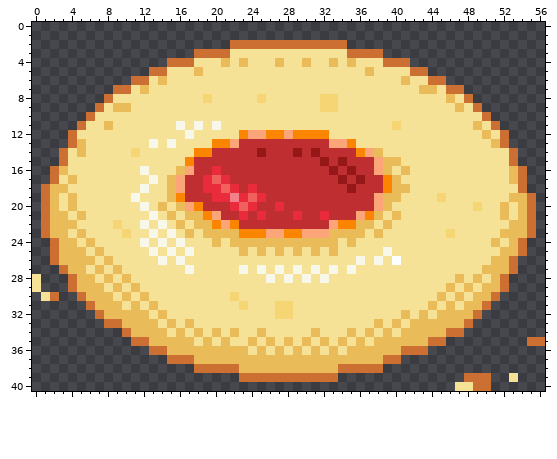
Pixel-art sprite, stored at src/images/cookies/cookie-5.png. Above: the version before the commit.
The file is 57x41 pixels. Pixels under 10% opacity are left out.
After the commit:
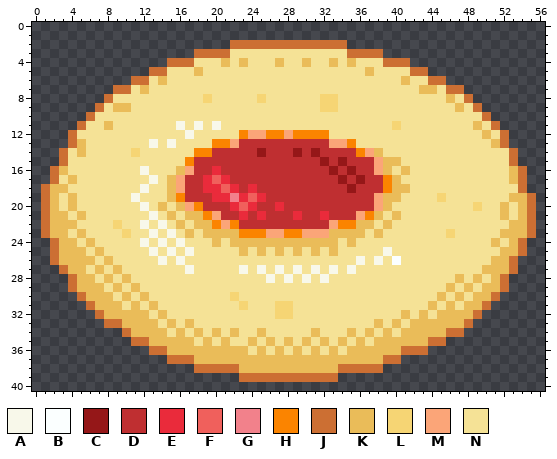
Palette (. is transparent): A #f8f8ea  B #fbffff  C #951718  D #bf2f31  E #ea2b3b  F #f0605c  G #f2818b  H #fb8400  J #cc6f33  K #eabc59  L #f6d574  M #fba578  N #f5e296
Commit: Dark background: Doge and cookies
The edit:
@@ x 0..4 @@
 27 ...JK
-28 N...J
-29 N...J
-30 .NJ..
+28 ....J
+29 ....J
+30 .....
 31 .....
@@ x 53..56 @@
 34 ....
-35 ..JJ
+35 ....
 36 ....
@@ x 45..55 @@
 38 ...........
-39 ...JJJ..N..
-40 ..NNJJ.....
+39 ...........
+40 ...........
Pixel boxes of the changes (left, top, right, bottom) in both pictures:
erased: (32, 274, 59, 301)
erased: (527, 337, 545, 346)
erased: (455, 373, 518, 391)
